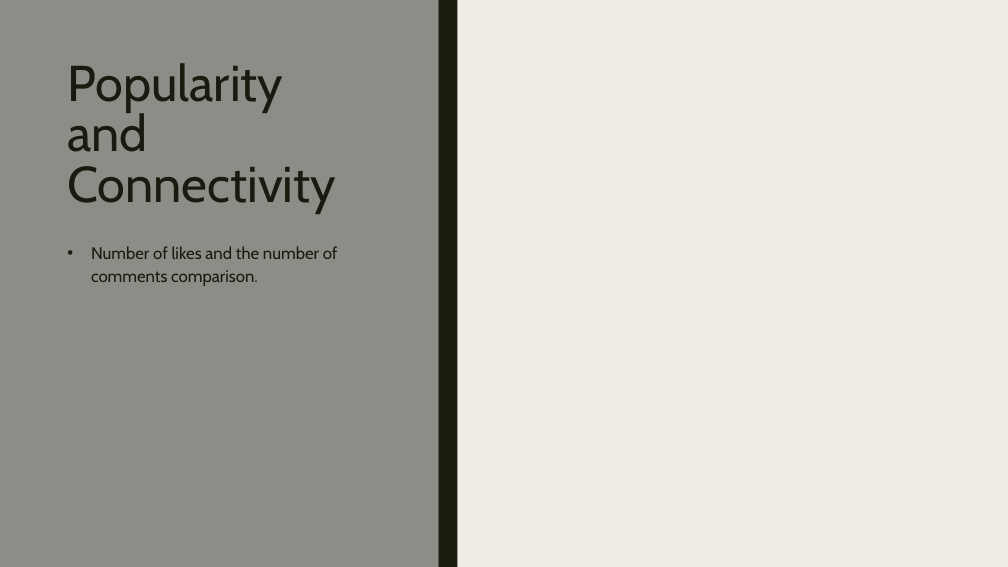
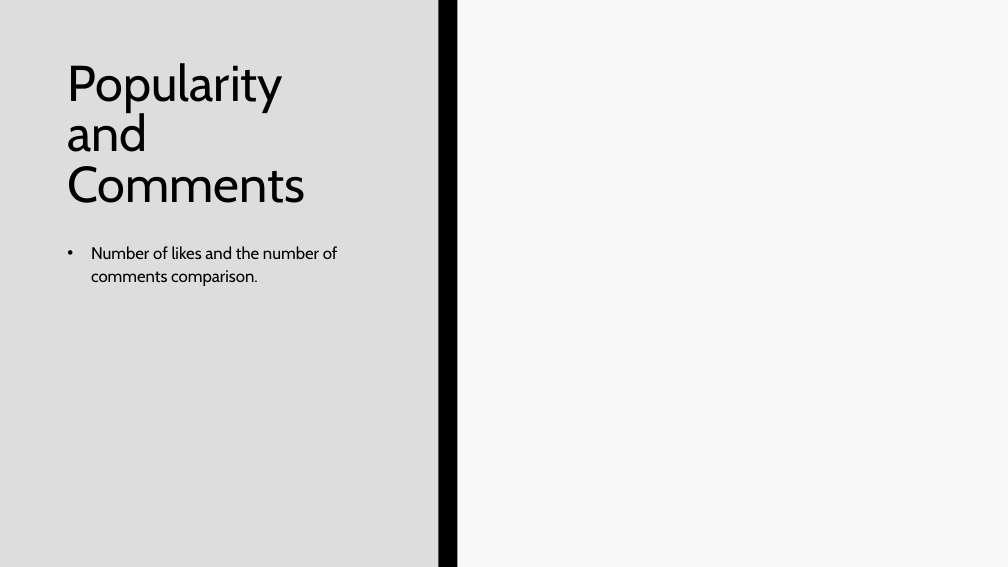
Before and after one commit to EvaTarr/CMPT412Project, a slide deck: slide 9 of presentation.pptx. Drawn at 1008x567 pixels with LibreOffice and Linux fonts; fonts in the diff are those of the drawing. Boxes give left, top, right and bottom in pixels: in the first picture for what was removed or moved away, otherwise in the second. Text is boxed around its words. In the diff, an @@ line names an element or a change of style, - is before the commit and + after.

```diff
--- a/presentation.pptx
+++ b/presentation.pptx
@@ background #EFEDE3 to #F8F8F8 @@
@@ rectangle at (0, 0, 439, 567): fill #8C8D86 to #DDDDDD @@
@@ rectangle at (439, 0, 457, 567): fill #191B0E to #000000 @@
@@ title at (67, 63, 305, 203): text changed; text colour #191B0E to #000000 @@
-Popularity and Connectivity
+Popularity and Comments
@@ text "Number of likes and the ..." at (91, 246, 338, 286): text colour #191B0E to #000000 @@
```
Also in this commit, not shown: 10 other slides changed, 1 slide added, 1 slide removed, 3 other files.
